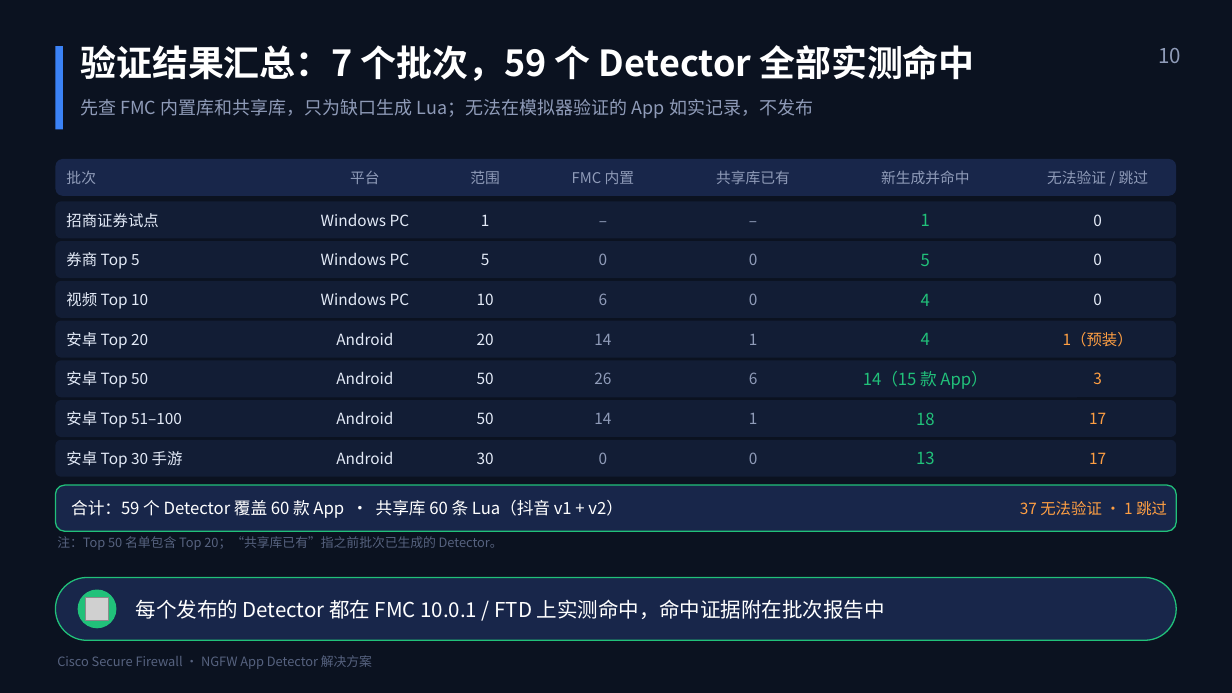
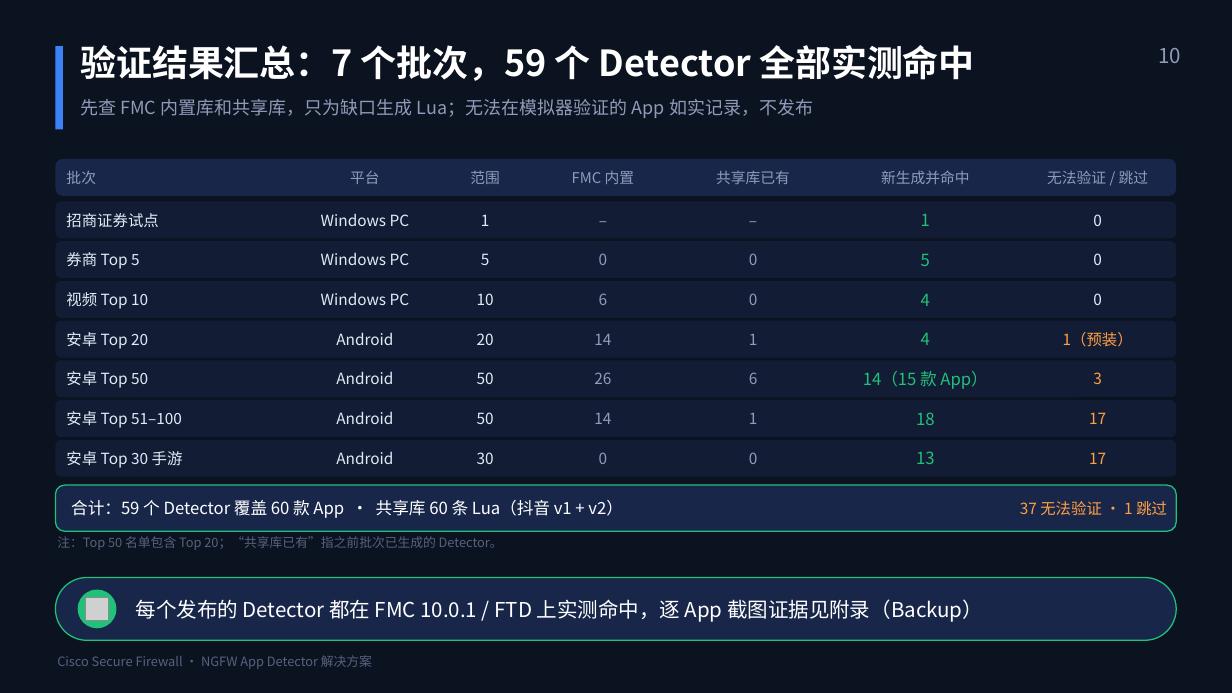
Before and after one commit to ongwei76/Cisco-NGFW-APPDetector, a slide deck: slide 10 of presentation/NGFW_App_Detector_解决方案介绍_中文.pptx. Drawn at 1232x693 pixels with LibreOffice and Linux fonts; fonts in the diff are those of the drawing; grey boxes stand for pictures. Boxes give left, top, right and bottom in pixels: in the first picture for what was removed or moved away, otherwise in the second. Text is boxed around its words. In the diff, an @@ line names an element or a change of style, - is before the commit and + after.

```diff
--- a/presentation/NGFW_App_Detector_解决方案介绍_中文.pptx
+++ b/presentation/NGFW_App_Detector_解决方案介绍_中文.pptx
@@ text at box(136, 599, 983, 622): text changed @@
-每个发布的 Detector 都在 FMC 10.0.1 / FTD 上实测命中，命中证据附在批次报告中
+每个发布的 Detector 都在 FMC 10.0.1 / FTD 上实测命中，逐 App 截图证据见附录（Backup）
```
Also in this commit, not shown: 69 slides added, 4 other files.
